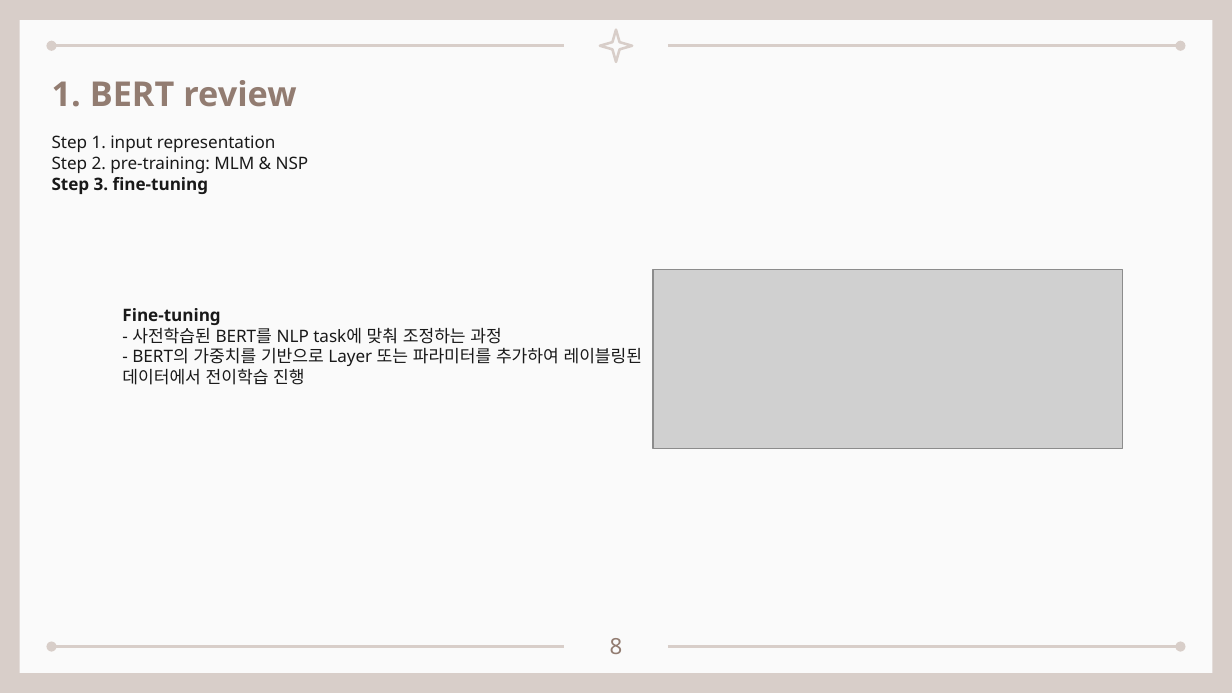
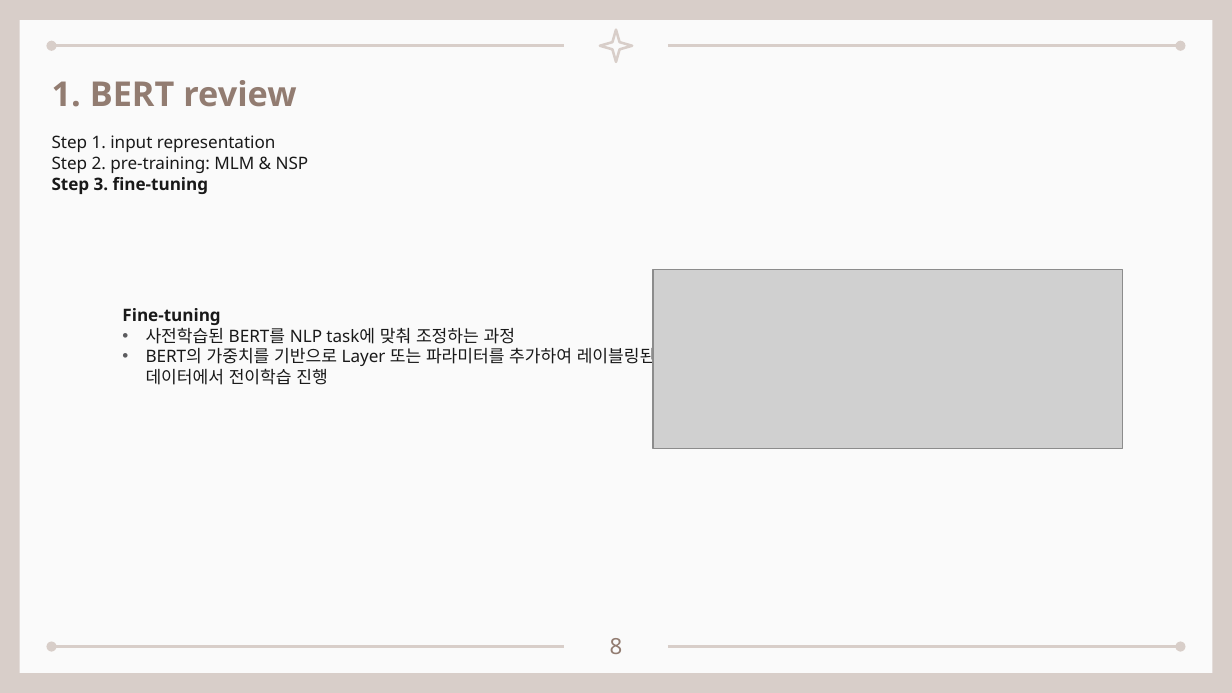
Before and after one commit to seungdeng/DELab, a slide deck: slide 8 of PPT/DSLab_이승건_BERT멘토링발표.pptx. Drawn at 1232x693 pixels with LibreOffice and Linux fonts; fonts in the diff are those of the drawing; grey boxes stand for pictures. Boxes give left, top, right and bottom in pixels: in the first picture for what was removed or moved away, otherwise in the second. Text is boxed around its words. In the diff, an @@ line names an element or a change of style, - is before the commit and + after.

```diff
--- a/PPT/DSLab_이승건_BERT멘토링발표.pptx
+++ b/PPT/DSLab_이승건_BERT멘토링발표.pptx
@@ text at [146, 324, 656, 385]: text changed @@
-- 사전학습된 BERT를 NLP task에 맞춰 조정하는 과정
-- BERT의 가중치를 기반으로 Layer 또는 파라미터를 추가하여 레이블링된 데이터에서 전이학습 진행
+• 사전학습된 BERT를 NLP task에 맞춰 조정하는 과정
+• BERT의 가중치를 기반으로 Layer 또는 파라미터를 추가하여 레이블링된 데이터에서 전이학습 진행
```
Also in this commit, not shown: 17 other slides changed, 1 other file.
